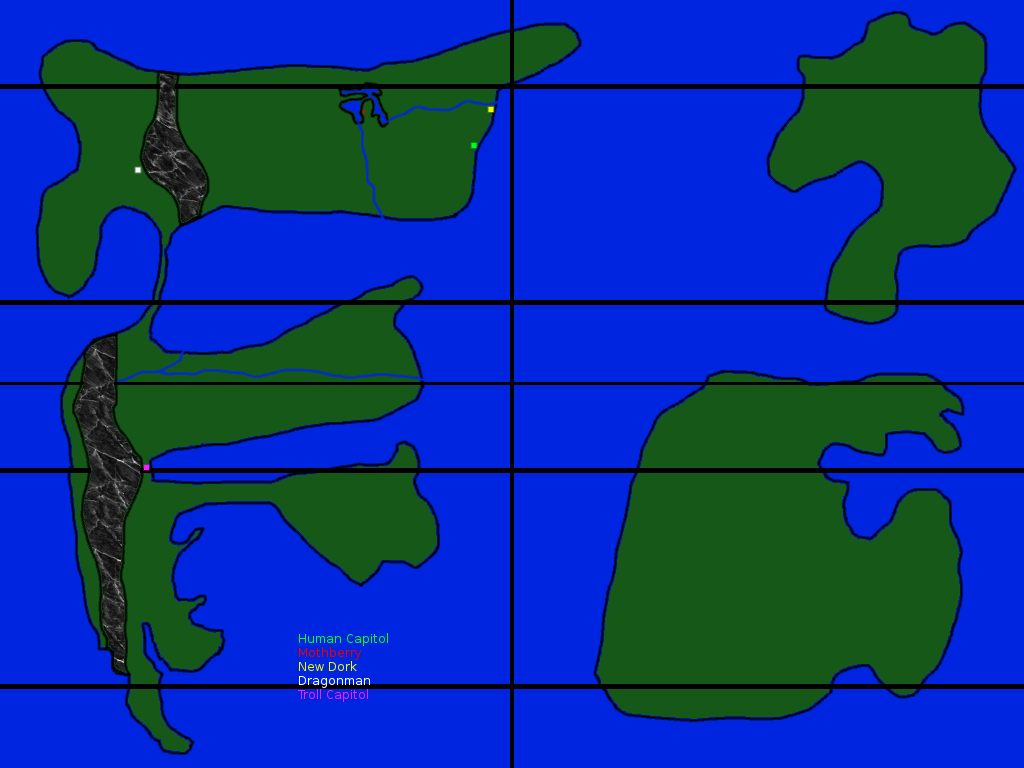
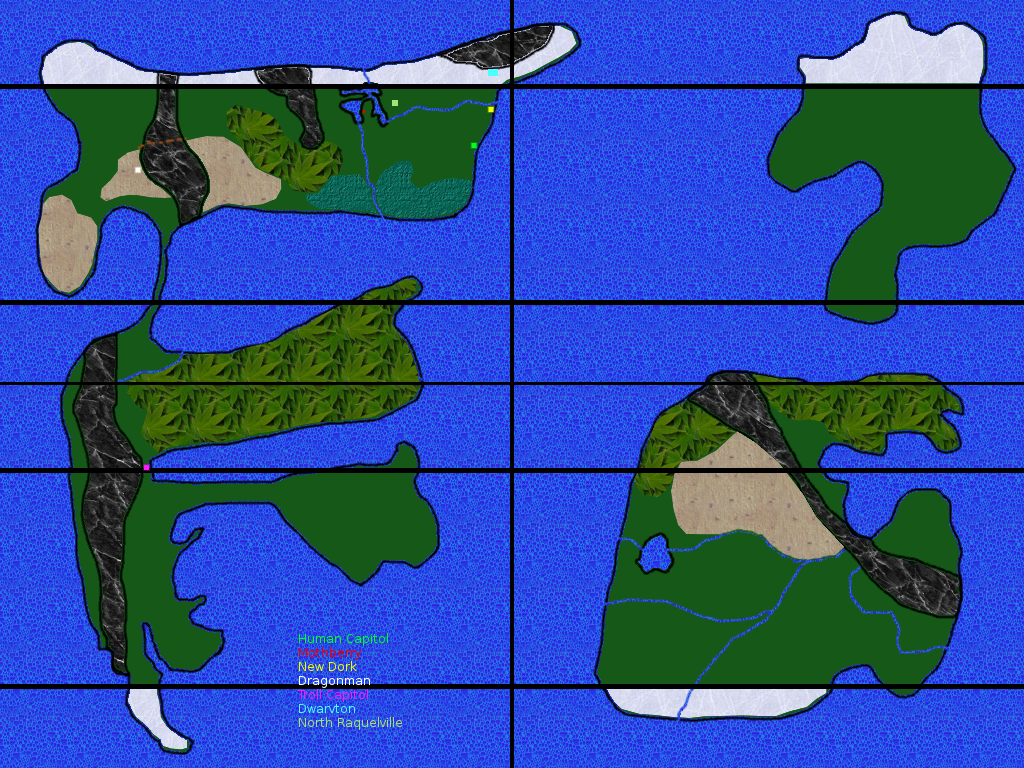
Before/after of a 1024×768 layered artwork. What changed in the layer stack:
painted on "Human Capitol ..." over box(299, 704, 402, 730)
painted on "Cities" over box(392, 69, 498, 106)
moved "World Lines" above "Passes" over box(0, 0, 1024, 768)
added layer "Passes" above "Topography" over box(137, 137, 188, 149)
painted on "Topography" over box(38, 22, 963, 619)
painted on "Continents" over box(42, 14, 984, 750)
painted on "Background" over box(0, 0, 1024, 768)
